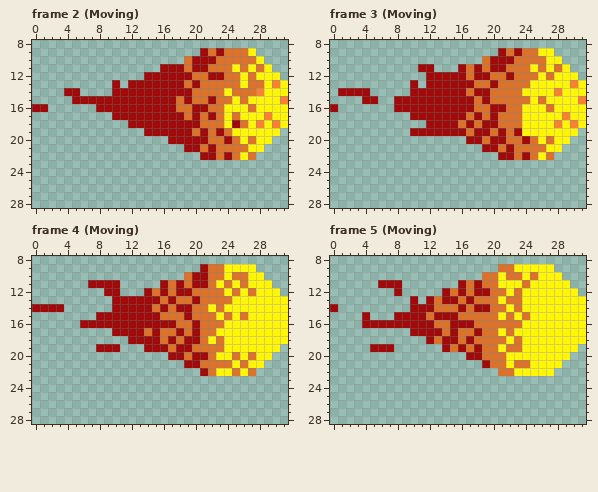
Pixel-art file -- Assets/Spells/Fireball.aseprite. This is how it looked before the edit.
32x32 pixels, 38 frames. Shown: frame 2 (Moving): x 0..31, y 8..28; frame 3 (Moving): x 0..31, y 8..28; frame 4 (Moving): x 0..31, y 8..28; frame 5 (Moving): x 0..31, y 8..28. The commit also changed other frames, which this record leaves out.
New version:
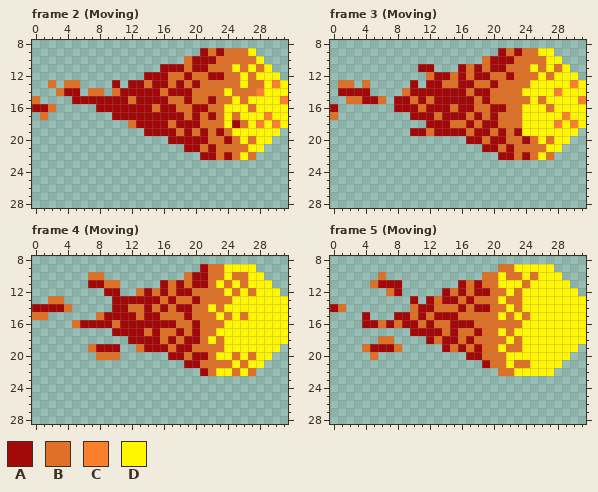
Palette (. is transparent): A #a40909  B #df7126  C #fa802d  D #fff600
Difference:
--- frame 2 (Moving), layer "Layer 1"
@@ x 0..20 @@
 11 ................AAABA
-12 ..............AAAAAAB
-13 ..........A.AAAAAAABA
-14 ....AA....AAAAAAAAAAB
-15 .....AAAAAAAAAAAAABAB
-16 AA......AAAAAAAAAABBA
-17 ..........AAAAAAAAABA
-18 ............AAAAAAAAA
-19 ..............AAAAAAB
+12 ..............AAABBAB
+13 ..B.BB....A.AABAABABA
+14 ...BAA.BB.BAAAAABAAAB
+15 B....AAAAAAABAAAABBAB
+16 AAB.....AAAAAAABAABBA
+17 .B........AAAAAAAAABA
+18 ............BAAAABAAA
+19 ..............AAAABAB
 20 .................AAAA
--- frame 3 (Moving), layer "Layer 1"
@@ x 0..17 @@
 11 ...........AA...AB
-12 ............AAAAAB
-13 ..........A.AAAAAA
-14 .AAAA.....AAAAAAAB
-15 ....AA..AAAAAAAAAA
-16 A.......AAAAAAAAAA
-17 ..........AAAAAAAB
-18 ............AAAABA
-19 ..........AAAAAAAB
+12 ............BAABAB
+13 .BB.B.....A.AABBAA
+14 .AAAA....BAAAAAAAB
+15 ..BBAAB.AABABAAAAA
+16 A.......AAABAAABAA
+17 B.........AAABAAAB
+18 ............AAABBA
+19 ..........AABAAAAB
 20 .................A
--- frame 4 (Moving), layer "Layer 1"
@@ x 0..15 @@
  9 ................
-10 ................
-11 .......AAAA.....
-12 .........AA...AB
-13 ..........AAAAAA
-14 AAAA......AAAAAB
-15 ........AAAAAAAA
-16 ......AAAAAAAAAA
+10 .......BB.......
+11 .......AABB.....
+12 .........AA..BAB
+13 ..BB......AAAAAA
+14 AAAAB.....AABBAB
+15 BB......BAAAABAA
+16 .....BAAAABAAAAA
 17 ..........AAAABA
 18 ............AAAA
-19 ........AAA...AA
-20 ................
+19 .......BAAA..BAA
+20 ........BBB.....
 21 ................
--- frame 5 (Moving), layer "Layer 1"
@@ x 0..13 @@
  9 ..............
-10 ..............
-11 ......AAA.....
-12 ........A.....
+10 ......B.......
+11 .....BAAA.....
+12 .......BA.....
 13 ..........A.AB
-14 A.........AAAB
-15 ....A...AAAABA
-16 ....AAAAAAAAAB
+14 AB........BAAB
+15 ....A...AABABA
+16 ....AABABAABAB
 17 ..........AAAA
-18 ............AB
-19 .....AAA......
-20 ..............
+18 ......BB....AB
+19 ....BAAAB.....
+20 .....B........
 21 ..............
Changed places in both pictures, as pixel boxes (x1, y1, x2, y2):
changed: (32, 72, 184, 136)
changed: (330, 72, 458, 136)
changed: (32, 272, 144, 360)
changed: (338, 272, 426, 360)
